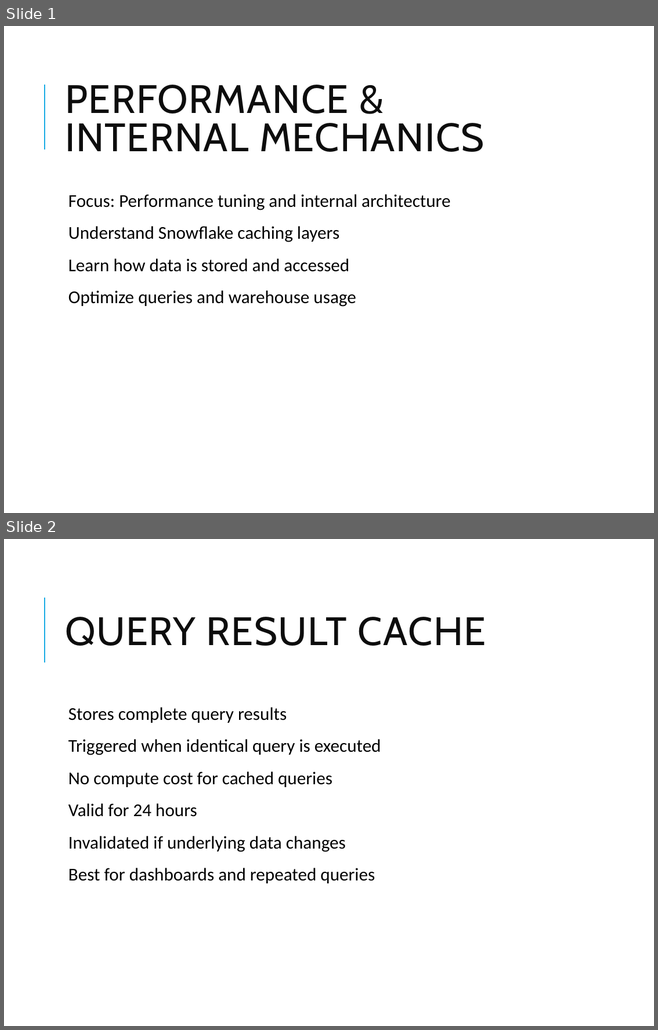
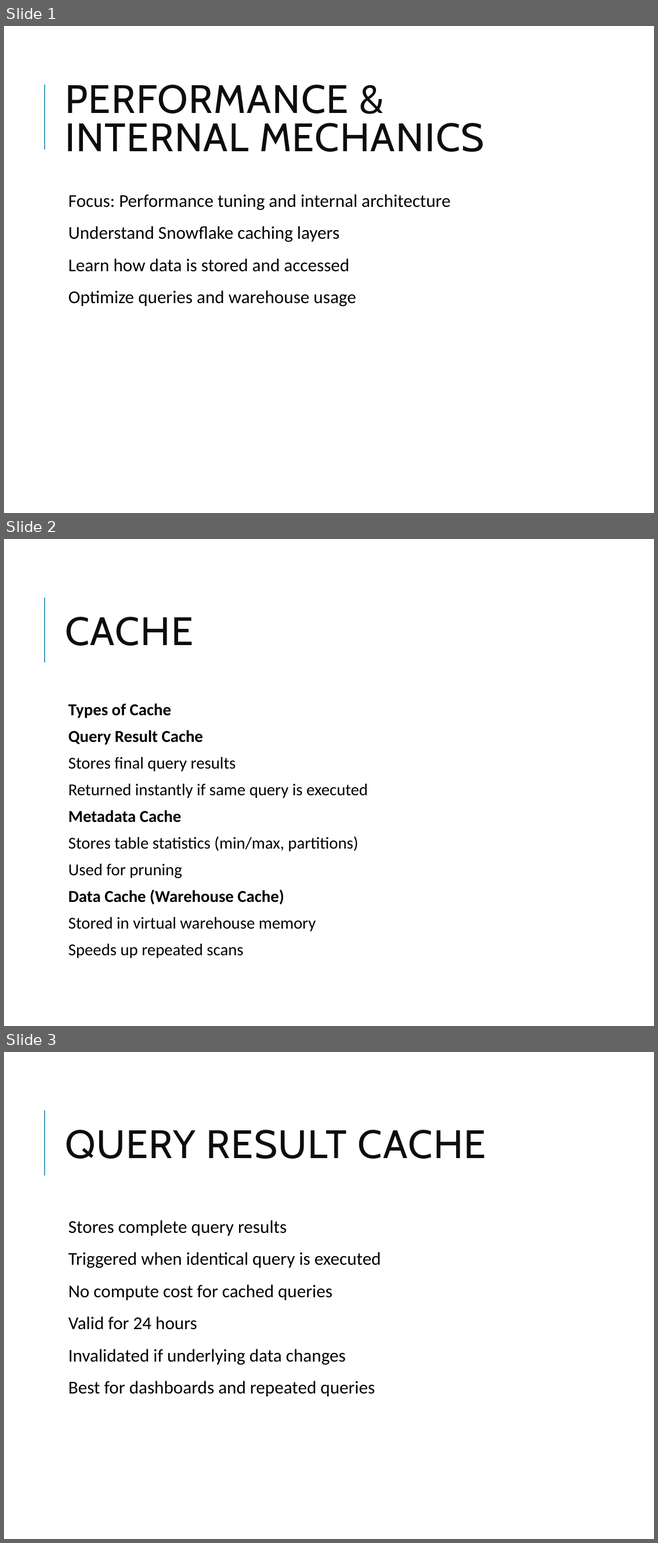
Before and after one commit to vikash-verma-profile/DE-Sig-March-2026, a slide deck: Week-3/Day-2/Snowflake_Modules_final.pptx. Shown one above the other, each under a label of ours: slides 1 and 2 before the commit, slides 1, 2 and 3 after it. The pictures are 658x1030 and 658x1543 pixels, drawn with LibreOffice and Linux fonts; fonts in the diff are those of the drawing. Boxes give left, top, right and bottom in pixels: in the first picture for what was removed or moved away, otherwise in the second. Text is boxed around its words. In the diff, an @@ line names an element or a change of style, - is before the commit and + after.

```diff
--- a/Week-3/Day-2/Snowflake_Modules_final.pptx
+++ b/Week-3/Day-2/Snowflake_Modules_final.pptx
@@ slide 2 added at bbox=[4, 539, 654, 1026], background #FFFFFF; not listed: 1 template element that a slide beside it also shows @@
@@ title added at bbox=[65, 617, 193, 646], 44 pt, text #0D0D0D @@
+CACHE
@@ text added at bbox=[68, 703, 368, 958], 18.5 pt, text #000000 @@
+  Types of Cache
+  Query Result Cache
+  Stores final query results
+  Returned instantly if same query is executed
+  Metadata Cache
+  Stores table statistics (min/max, partitions)
+  Used for pruning
+  Data Cache (Warehouse Cache)
+  Stored in virtual warehouse memory
+  Speeds up repeated scans
@@ what was slide 2 is now slide 3 @@
```
Also in this commit, not shown: 4 other files.
